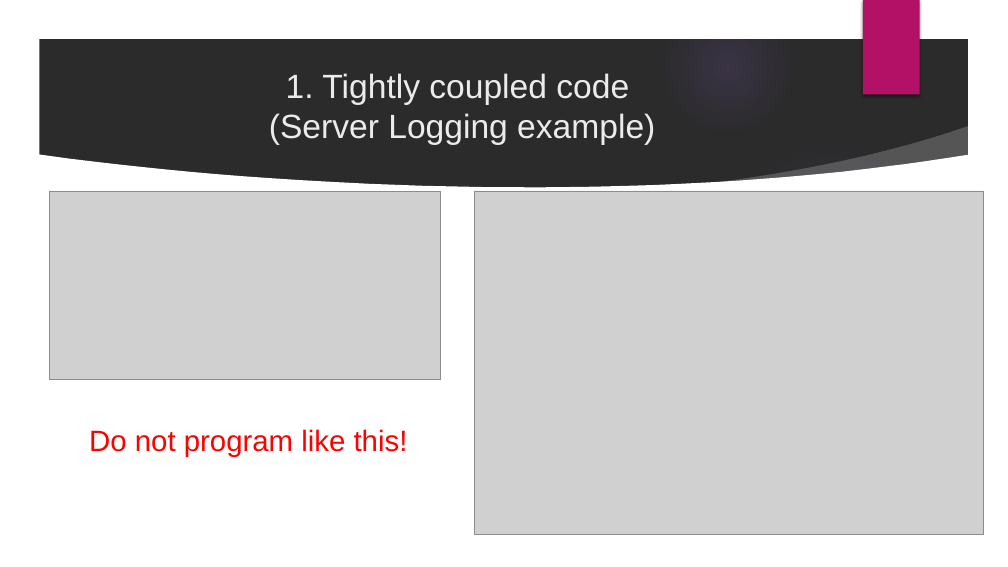
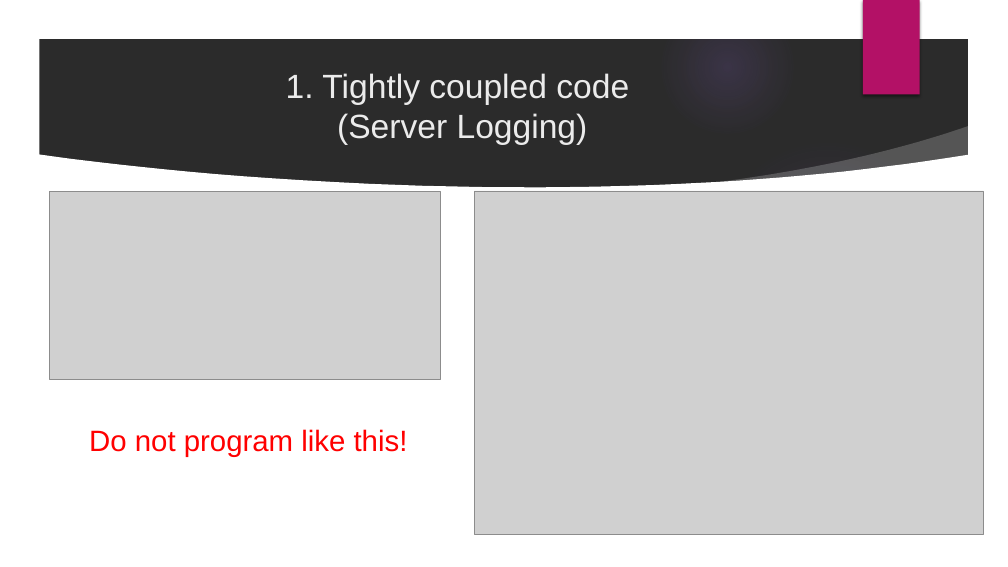
Before and after one commit to velizar92/DependencyInjectionDemos, a slide deck: slide 3 of Dependency Injection.pptx. Drawn at 1008x567 pixels with LibreOffice and Linux fonts; fonts in the diff are those of the drawing; grey boxes stand for pictures; background and template pictures are left out; a plain dark background stands for a picture behind light text. Boxes give left, top, right and bottom in pixels: in the first picture for what was removed or moved away, otherwise in the second. Text is boxed around its words. In the diff, an @@ line names an element or a change of style, - is before the commit and + after.

```diff
--- a/Dependency Injection.pptx
+++ b/Dependency Injection.pptx
@@ title at (286,73,629,145): text changed @@
-1. Tightly coupled code
-(Server Logging example)
+1. Tightly coupled code
+(Server Logging)
```
Also in this commit, not shown: 1 other slide changed, 2 slides added.
